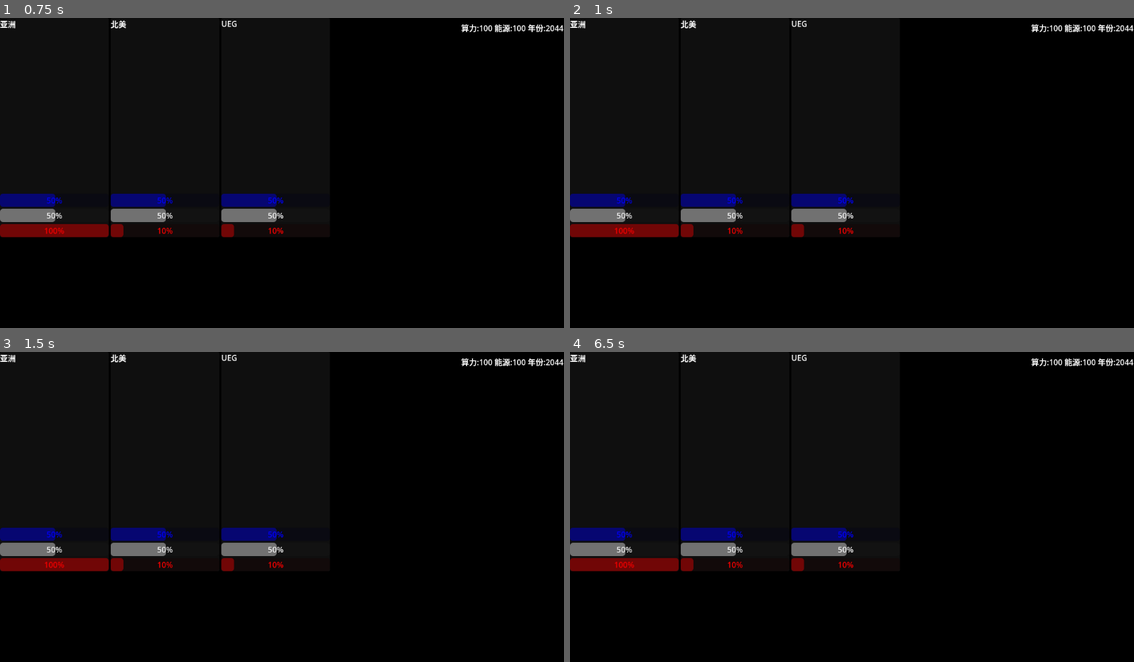
Above: before the commit, frames 1-4 (two rows, left to right).
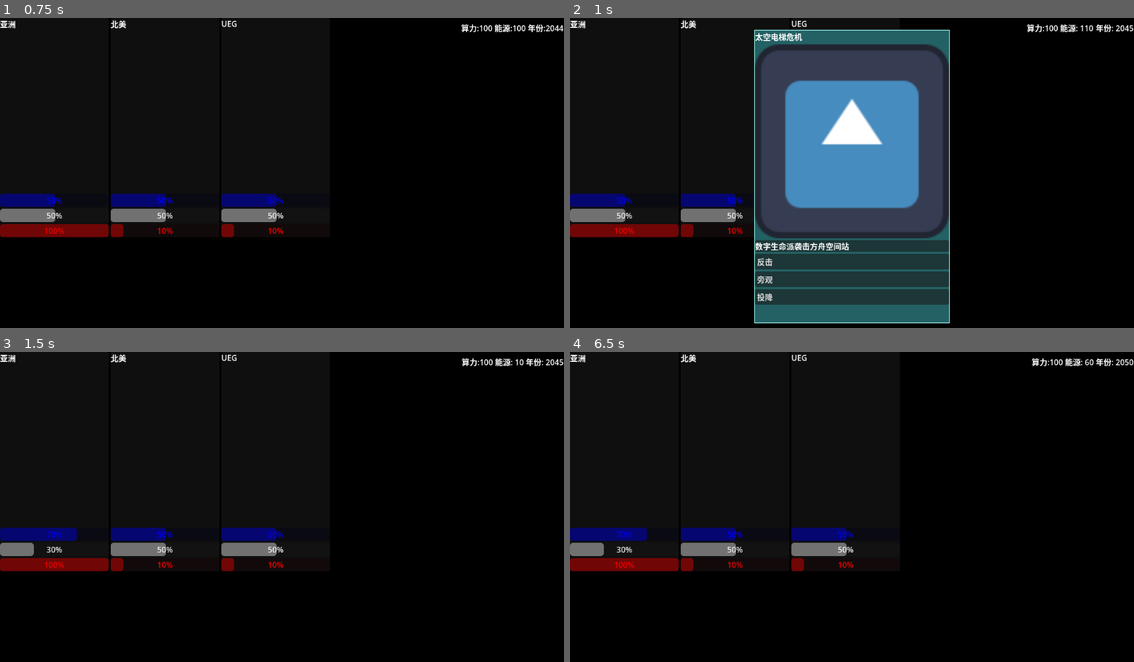
Above: after the commit, the same moments.

Repository: ltzu929/moss
Game: Godot game, scene res://scenes/main_os.tscn
Two runs of this game, one before a commit and one after it. Both use one fixed random seed, a clock stepped at 60 frames per second and the inputs below. The engine's default icon, where the game draws it, is replaced by a stand-in: a white triangle on a blue panel in a dark square.
Inputs (mouse positions are in pixels of both pictures, inside the frame that each line leads up to):
- Up to frame 1 (0.75 s): tap Enter at 0.5 s
- Up to frame 2 (1 s): no input
- Up to frame 3 (1.5 s): click (282, 596) at 1.25 s, where only the run after the commit has a clickable "反击"
- Up to frame 4 (6.5 s): tap Space at 2, 3.5, 5 s; tap Enter at 2.75, 4.25 s

Frame 1 is identical in both runs. In frame 2, 33% of the frame differs, in the area x 32-100%, y 2-99%; in frame 3, 0.6%; in frame 4, 0.6%.
Error before the commit: Parse Error: Function "show_end_screen()" not found in base self. (res://scripts/systems/main_os.gd:229)

Commit message:
添加游戏结束界面及相关逻辑，支持重新开始功能

Diff:
--- a/scenes/game_over.tscn
+++ b/scenes/game_over.tscn
@@ -1,4 +1,4 @@
-[gd_scene format=3 uid="uid://bf2lvaryhaukn"]
+[gd_scene format=3]
 
 [node name="GameOver" type="Control" unique_id=379235346]
 layout_mode = 3
@@ -7,3 +7,15 @@
 anchor_bottom = 1.0
 grow_horizontal = 2
 grow_vertical = 2
+
+[node name="VBoxContainer" type="VBoxContainer" parent="." unique_id=2041230420]
+layout_mode = 0
+
+[node name="EndTitle" type="Label" parent="VBoxContainer" unique_id=619900840]
+layout_mode = 2
+
+[node name="EndMessage" type="Label" parent="VBoxContainer" unique_id=988669389]
+layout_mode = 2
+
+[node name="RestartButton" type="Button" parent="VBoxContainer" unique_id=1931045912]
+layout_mode = 2
--- a/scripts/systems/main_os.gd
+++ b/scripts/systems/main_os.gd
@@ -9,6 +9,13 @@
 ## 所有事件资源的列表
 ## 从 res://data/events/ 目录自动加载，无需手动配置
 @export var all_events: Array[GameEvent]
+
+## 结局场景预加载
+## 避免每次结束游戏时重新加载
+var end_screen_scene: PackedScene = preload("res://scenes/game_over.tscn")
+
+## 当前显示的结局界面实例
+var end_screen_instance: Control = null
 
 # ============================================================
 # 区域二：游戏状态变量
@@ -249,3 +256,56 @@
 
 	game_ended.emit(result, message)
 	show_end_screen("结局", message)
+
+# ============================================================
+# 区域十：结局界面系统
+# ============================================================
+
+## 显示结局界面
+## 参数:
+##   title   - 界面标题（"失败"或"结局"）
+##   message - 结局描述文本
+func show_end_screen(title: String, message: String) -> void:
+	# 如果已有实例，先移除
+	if end_screen_instance != null:
+		end_screen_instance.queue_free()
+
+	# 创建新的结局界面实例
+	end_screen_instance = end_screen_scene.instantiate()
+
+	# 添加到主界面
+	add_child(end_screen_instance)
+
+	# 设置文本内容
+	end_screen_instance.show_end(title, message)
+
+	# 连接重新开始信号
+	end_screen_instance.restart_requested.connect(_on_restart_requested)
+
+## 重新开始按钮回调
+## 重置所有游戏状态，重新开始游戏循环
+func _on_restart_requested() -> void:
+	# 移除结局界面
+	if end_screen_instance != null:
+		end_screen_instance.queue_free()
+		end_screen_instance = null
+
+	# 重置时间状态
+	current_year = 2044
+	current_energy = 100
+	is_game_over = false
+
+	# 重置所有板块数据到初始值
+	var sectors := %SectorInfoContainer.get_children()
+	for sector in sectors:
+		if sector.get("data_card") != null:
+			sector.data_card.order = 50
+			sector.data_card.hope = 50
+			sector.data_card.authority = 10
+			sector.update_display()
+
+	# 刷新UI
+	update_global_resource_ui()
+
+	# 恢复时间流动
+	$Timer.start()
--- /dev/null
+++ b/scripts/ui/game_over.gd
@@ -0,0 +1,47 @@
+## 结局界面脚本
+## 显示游戏结束时的标题、描述和重新开始按钮
+extends Control
+
+# ============================================================
+# 区域一：信号定义
+# ============================================================
+
+## 点击重新开始时发射
+signal restart_requested
+
+# ============================================================
+# 区域二：生命周期函数
+# ============================================================
+
+func _ready() -> void:
+	# 初始隐藏，等待游戏结束时显示
+	hide()
+
+# ============================================================
+# 区域三：公共函数
+# ============================================================
+
+## 显示结局界面
+## 参数:
+##   title   - 标题文本（"失败" 或 "结局"）
+##   message - 结局描述（多行文本）
+func show_end(title: String, message: String) -> void:
+	# 设置文本内容
+	$VBoxContainer/EndTitle.text = title
+	$VBoxContainer/EndMessage.text = message
+
+	# 显示界面
+	show()
+
+## 隐藏结局界面
+func hide_end() -> void:
+	hide()
+
+# ============================================================
+# 区域四：回调函数
+# ============================================================
+
+## 重新开始按钮点击回调
+func _on_restart_button_pressed() -> void:
+	restart_requested.emit()
+	hide_end()
Not shown, changed: .claude/settings.local.json
Not shown: 1 places in data/events/event_2044.tres that only renumber resources
